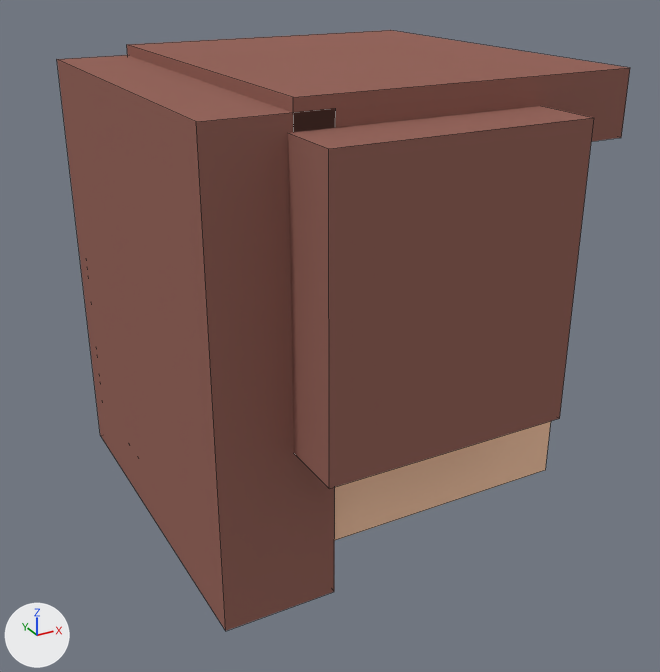
One commit to the Blender file Avatar IA - T1/Assets/Models/katara.blend: the scene before it, then after it.
Rendered twice from a camera (50 mm lens) standing at (-2.25, -4.35, 1.81) and looking at (0.06, -0.15, -0.29). The lights are fixed; the arrows at lower left show +X, +Y and +Z. Mesh edges are drawn as thin lines.

Before the edit, the objects in view are built like this:
```python
me_cube = bpy.data.meshes.new('Cube')
me_cube.from_pydata(...)  # a box spanning x -1.0..1.0, y -1.0..1.0, z -1.0..1.0
me_cube.materials.append(mat_pele_1)  # beige #ffcead
me_cube_004 = bpy.data.meshes.new('Cube.004')
me_cube_004.from_pydata(...)  # a box spanning x -1.0..1.0, y -1.0..1.0, z -1.0..1.0
me_cube_004.materials.append(mat_marrom)  # brown #97685e
me_cube_005 = bpy.data.meshes.new('Cube.005')
me_cube_005.from_pydata(...)  # a box spanning x -1.0..1.0, y -1.0..1.0, z -1.0..1.0
me_cube_005.materials.append(mat_marrom)  # brown #97685e
ob_cabeca = bpy.data.objects.new('cabeca', me_cube)
ob_cabeca.location = (0.0, 0.0, 0.0)
ob_cabelo_1_001 = bpy.data.objects.new('cabelo 1.001', me_cube_004)
ob_cabelo_1_001.location = (0.307, 0.03, 1.054)
ob_cabelo_1_001.scale = (-0.908, -1.08, -0.167)
ob_cabelo_1_002 = bpy.data.objects.new('cabelo 1.002', me_cube_005)
ob_cabelo_1_002.location = (-0.71, 0.03, -0.057)
ob_cabelo_1_002.scale = (-0.301, -1.08, -1.22)
# also in view: 'cabelo 1.004' at (0.03, -1.2, 0.35)
```
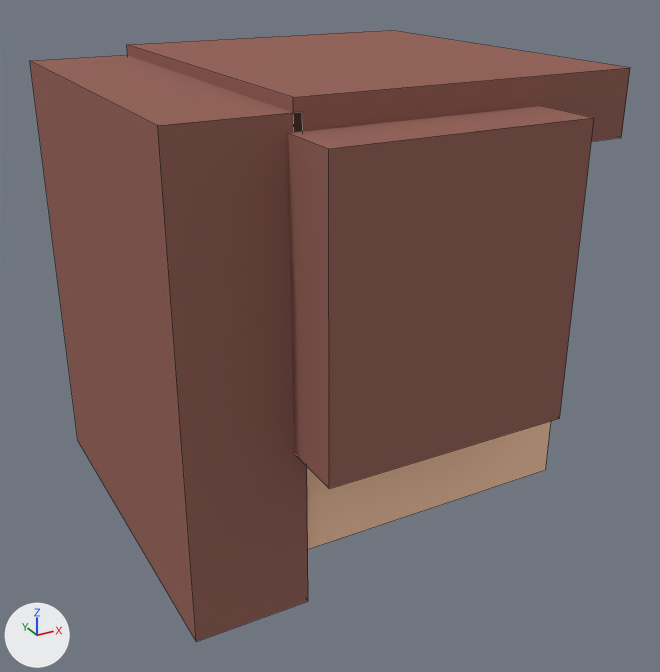
Commit message: [FIX] Katara hair

What differs and where, as boxes [x1, y1, x2, y2] in the pictures (660 x 672 px):
'cabelo 1.002', moved: before [57, 55, 336, 631]; after [30, 55, 308, 642]

The edits, one by one:
Object 'cabelo 1.002' (ob_cabelo_1_002) moves from (-0.71, 0.03, -0.057) to (-0.861, 0.03, -0.057).
